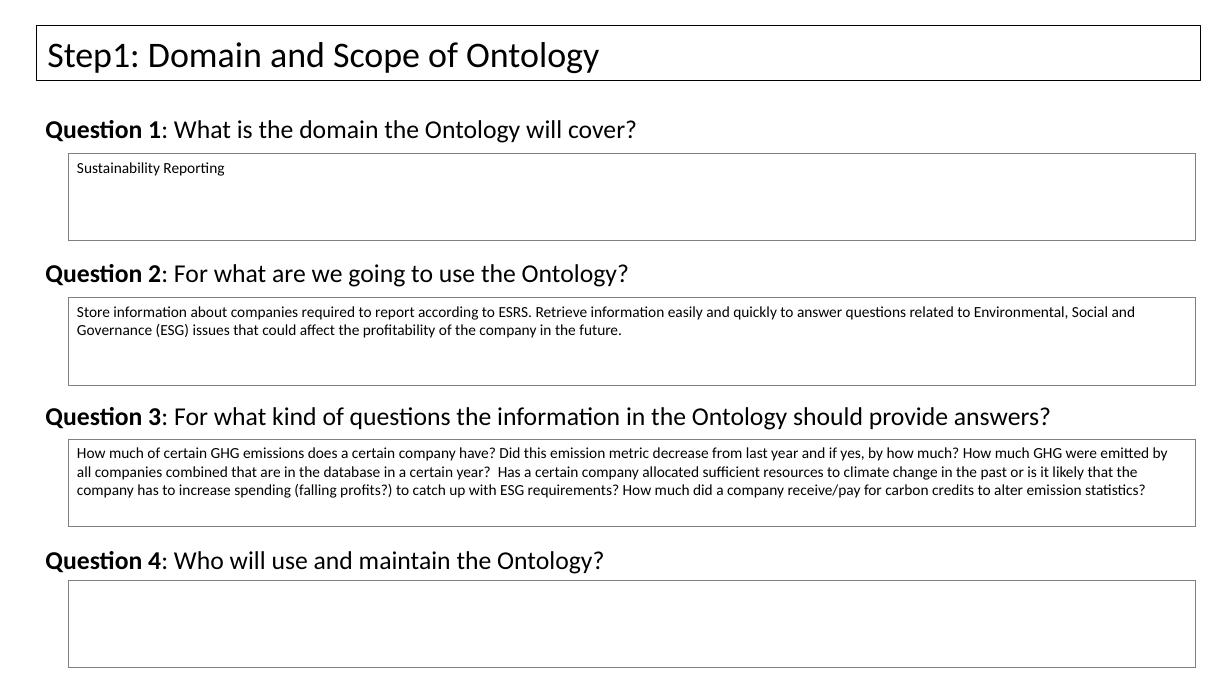
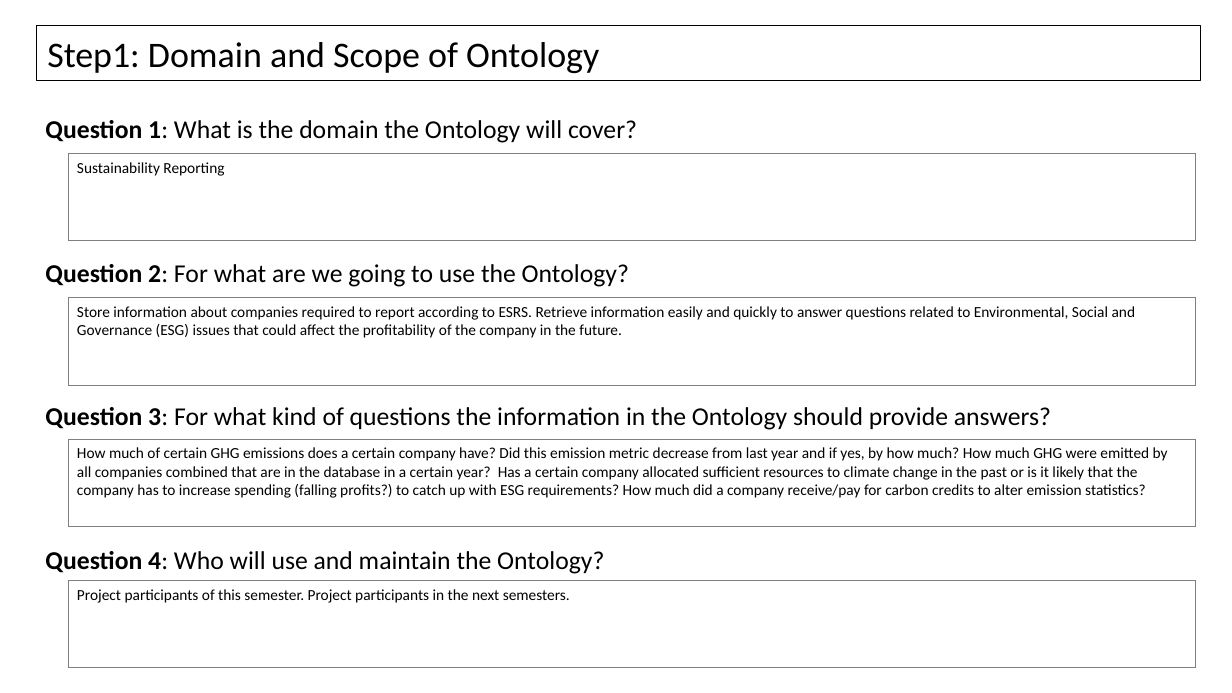
Before and after one commit to rainergo/UASFRA-MS-KnowledgeGraph, a slide deck: slide 4 of project/OntologyBuilding.pptx. Drawn at 1232x693 pixels with LibreOffice and Linux fonts; fonts in the diff are those of the drawing. Boxes give left, top, right and bottom in pixels: in the first picture for what was removed or moved away, otherwise in the second. Text is boxed around its words. In the diff, an @@ line names an element or a change of style, - is before the commit and + after.

```diff
--- a/project/OntologyBuilding.pptx
+++ b/project/OntologyBuilding.pptx
@@ text in rectangle at <box>77,589,570,603</box>: text added @@
+Project participants of this semester. Project participants in the next semesters.
```
Also in this commit, not shown: 2 other files.
